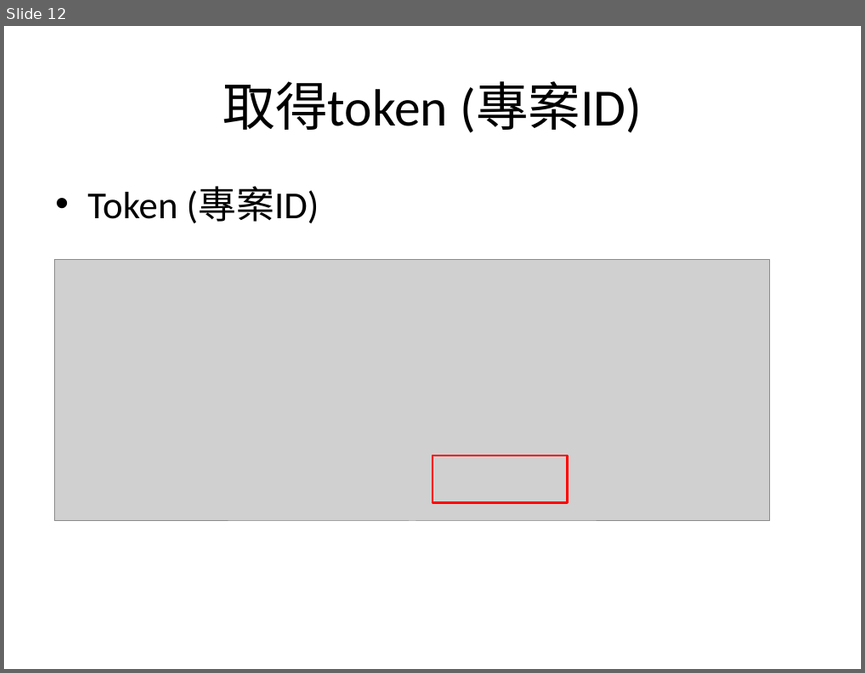
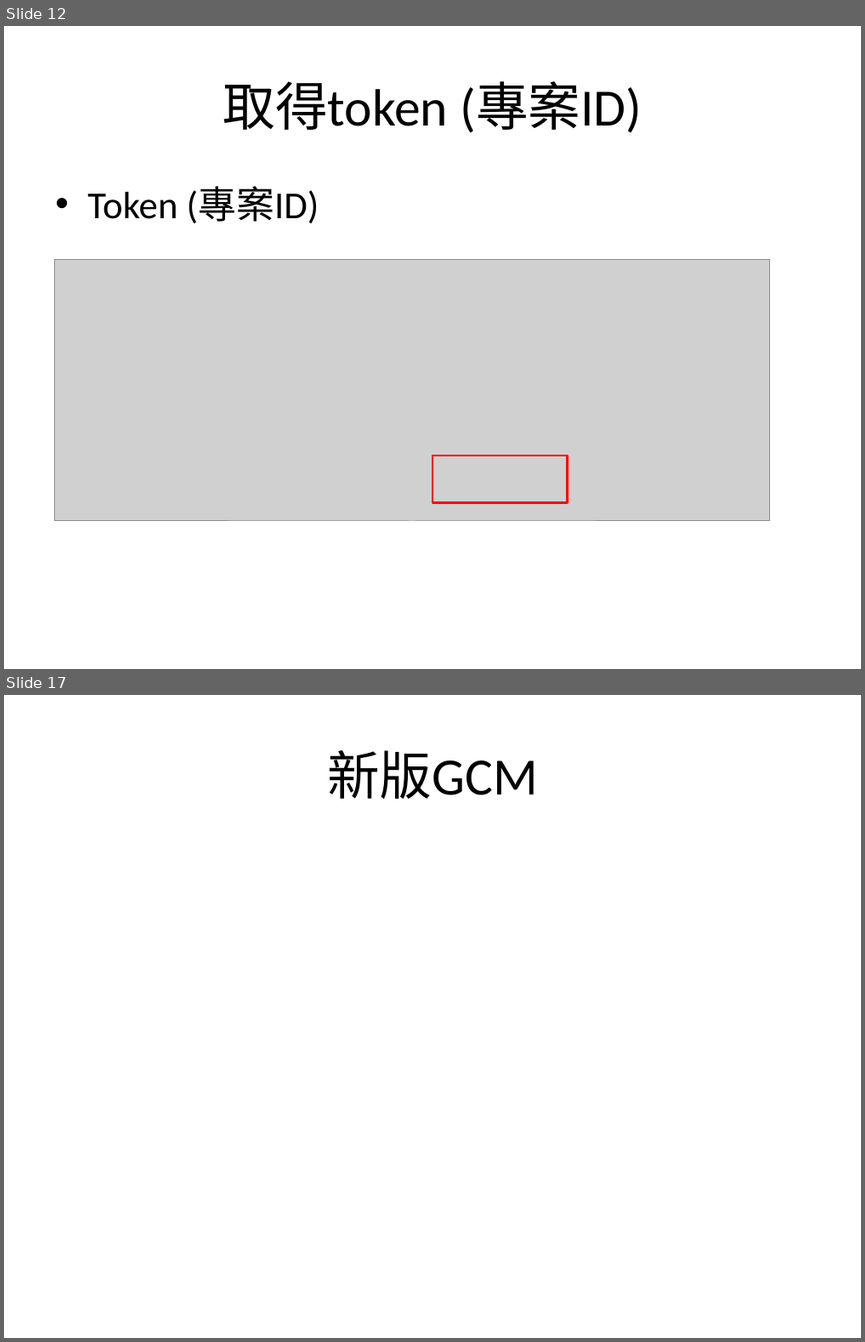
Before and after one commit to sonnyshih/AndroidDemoSample, a slide deck: CustomerUIDemo/GCM instruction.pptx. Shown one above the other, each under a label of ours: slide 12 before the commit, slides 12 and 17 after it; the slides between them are not shown. The pictures are 865x673 and 865x1342 pixels, drawn with LibreOffice and Linux fonts; fonts in the diff are those of the drawing; grey boxes stand for pictures. Boxes give left, top, right and bottom in pixels: in the first picture for what was removed or moved away, otherwise in the second. Text is boxed around its words. In the diff, an @@ line names an element or a change of style, - is before the commit and + after.

```diff
--- a/CustomerUIDemo/GCM instruction.pptx
+++ b/CustomerUIDemo/GCM instruction.pptx
@@ slide 17 added at bbox=[4, 695, 861, 1338], background #FFFFFF @@
@@ title added at bbox=[327, 750, 538, 799], 44 pt, text #000000 @@
+新版GCM
```
Also in this commit, not shown: 1 slide changed, 6 other slides added, 17 other files.
